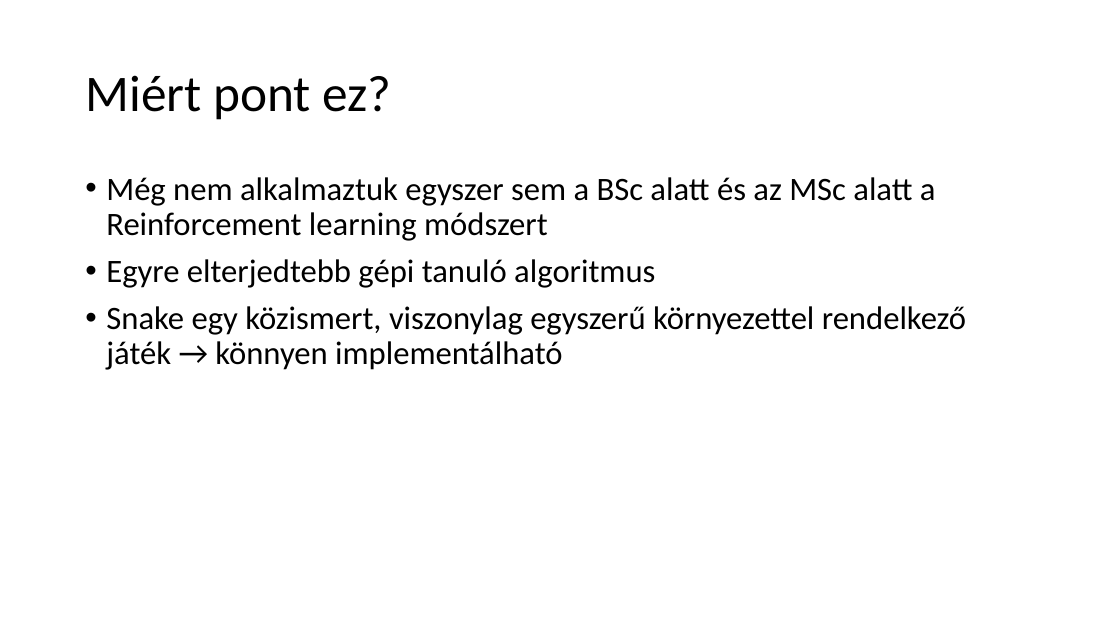
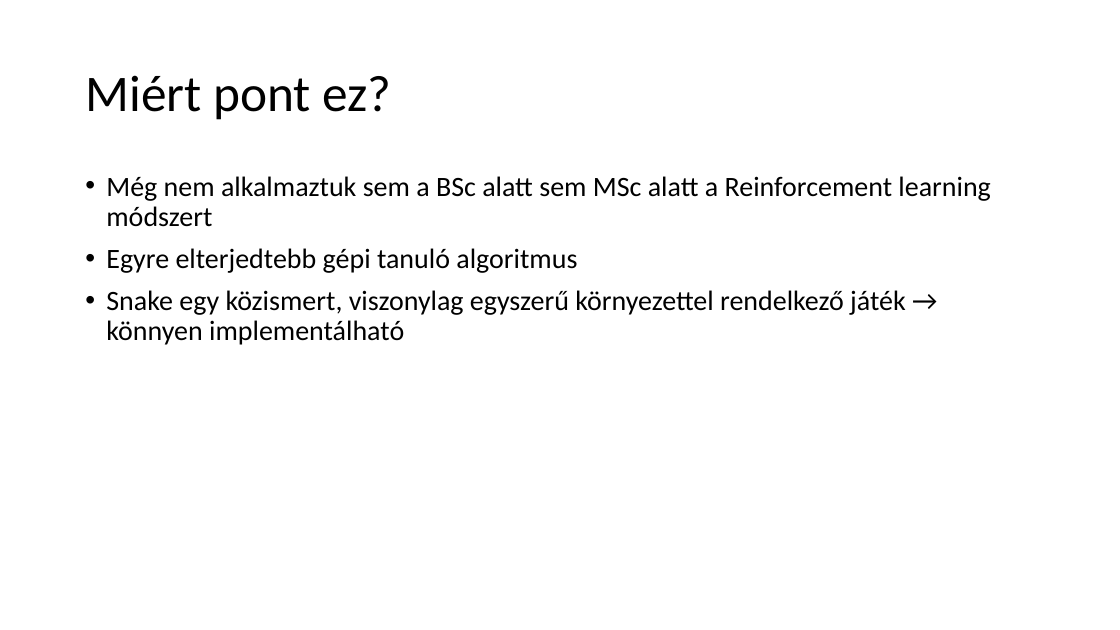
Before and after one commit to kunmts/Snake_AI_gyak, a slide deck: slide 2 of Projektmunka_KarlJanos_KunMatyas.pptx. Drawn at 1120x630 pixels with LibreOffice and Linux fonts; fonts in the diff are those of the drawing. Boxes give left, top, right and bottom in pixels: in the first picture for what was removed or moved away, otherwise in the second. Text is boxed around its words. In the diff, an @@ line names an element or a change of style, - is before the commit and + after.

```diff
--- a/Projektmunka_KarlJanos_KunMatyas.pptx
+++ b/Projektmunka_KarlJanos_KunMatyas.pptx
@@ text at <box>106,176,990,227</box>: text changed; size 28 to 24 pt @@
-• Még nem alkalmaztuk egyszer sem a BSc alatt és az MSc alatt a Reinforcement learning módszert
+• Még nem alkalmaztuk sem a BSc alatt sem MSc alatt a Reinforcement learning módszert
@@ text at <box>106,248,906,345</box>: size 28 to 24 pt in "Egyre elterjedtebb gépi tanuló algoritmus", "Snake egy közismert, viszonylag egyszerű környezettel rendel ..." @@
```
Also in this commit, not shown: 1 other slide changed, 9 slides added, 2 slides removed.
